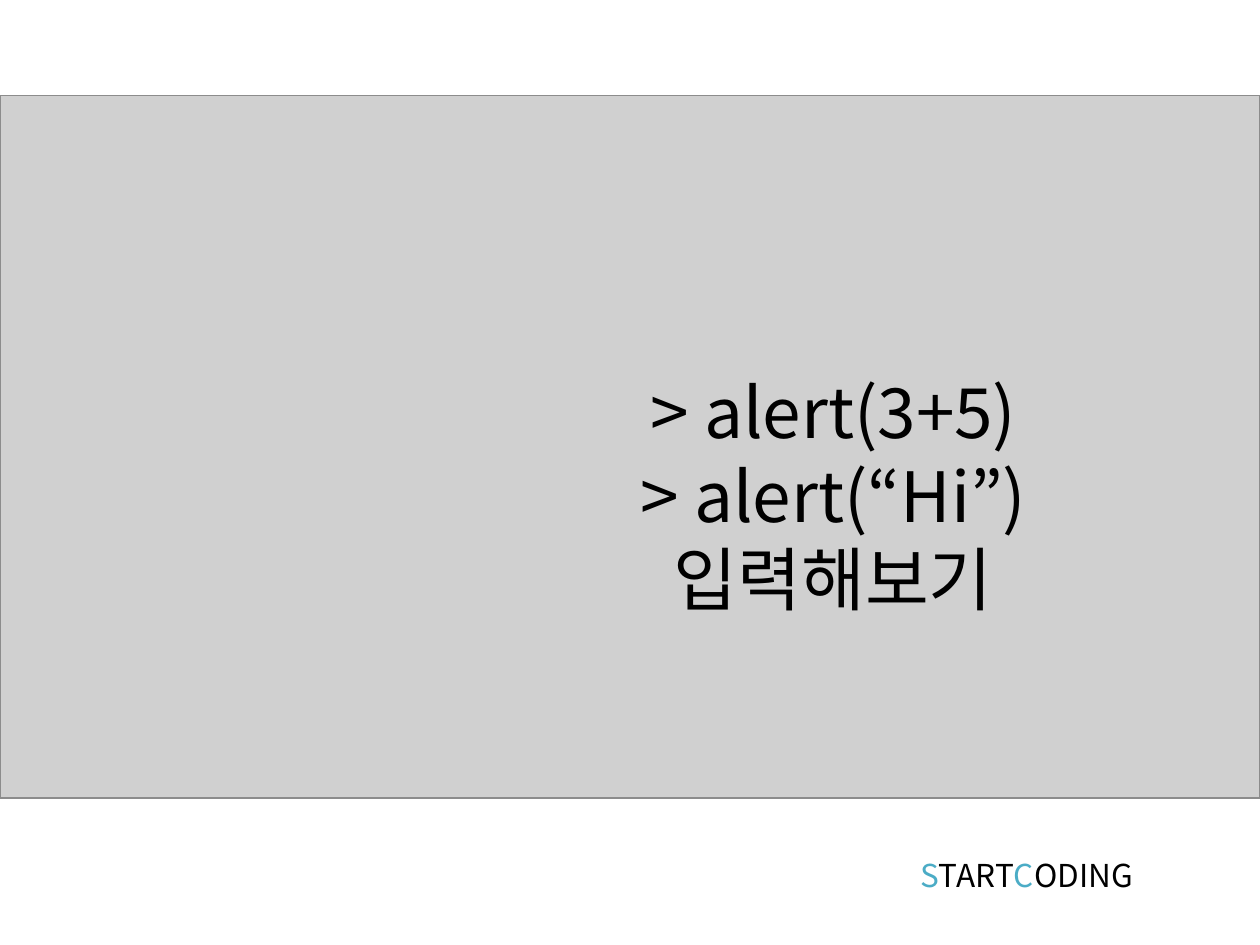
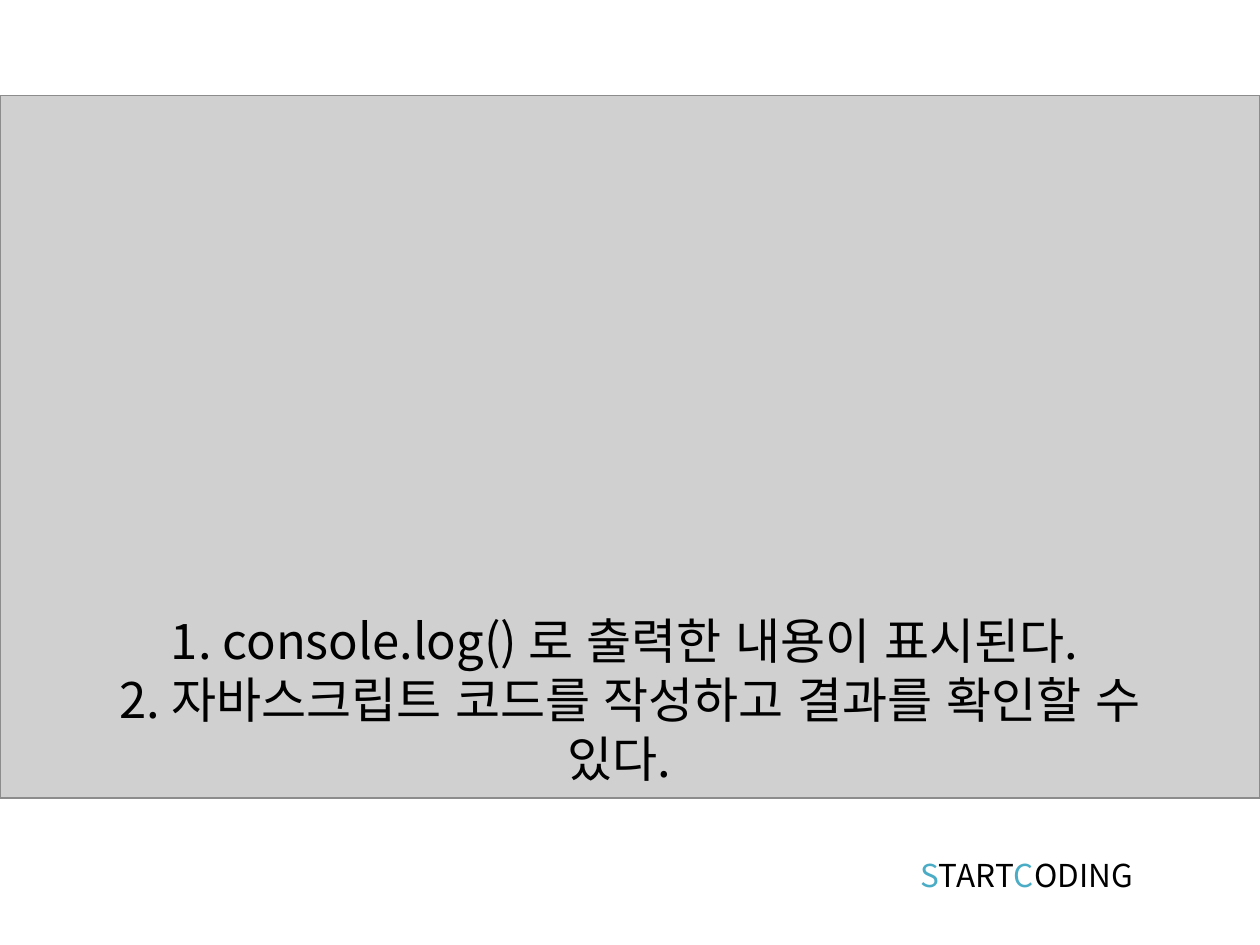
Before and after one commit to kwonkijun/web, a slide deck: slide 7 of 프론트엔드기초(PPT)/JAVASCRIPT 2강_시작하기.pptx. Drawn at 1260x945 pixels with LibreOffice and Linux fonts; fonts in the diff are those of the drawing; grey boxes stand for pictures. Boxes give left, top, right and bottom in pixels: in the first picture for what was removed or moved away, otherwise in the second. Text is boxed around its words. In the diff, an @@ line names an element or a change of style, - is before the commit and + after.

```diff
--- a/프론트엔드기초(PPT)/JAVASCRIPT 2강_시작하기.pptx
+++ b/프론트엔드기초(PPT)/JAVASCRIPT 2강_시작하기.pptx
@@ title removed at (x1=674, y1=381, x2=1026, y2=611) @@
-> alert(3+5)
-> alert(“Hi”)
-입력해보기
@@ title added at (x1=120, y1=618, x2=1140, y2=781), 28 pt, text #000000 @@
+1. console.log() 로 출력한 내용이 표시된다.
+2. 자바스크립트 코드를 작성하고 결과를 확인할 수 있다.
```
Also in this commit, not shown: 5 other slides changed, 1 slide added, 1 slide removed, 8 other files.
